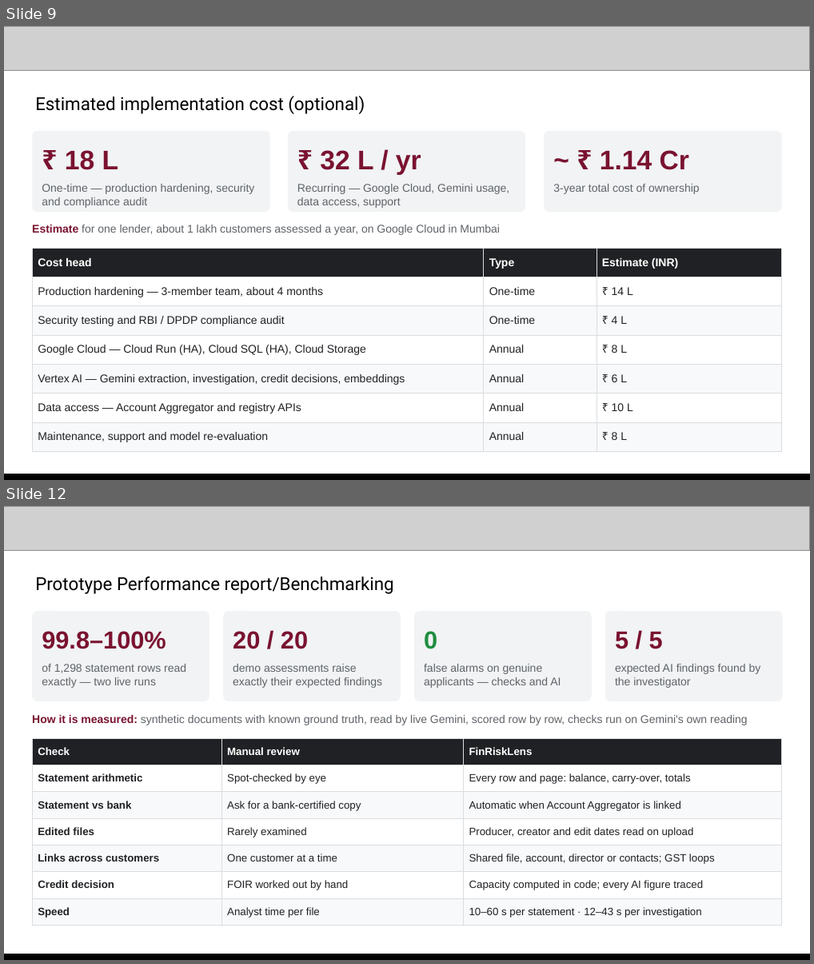
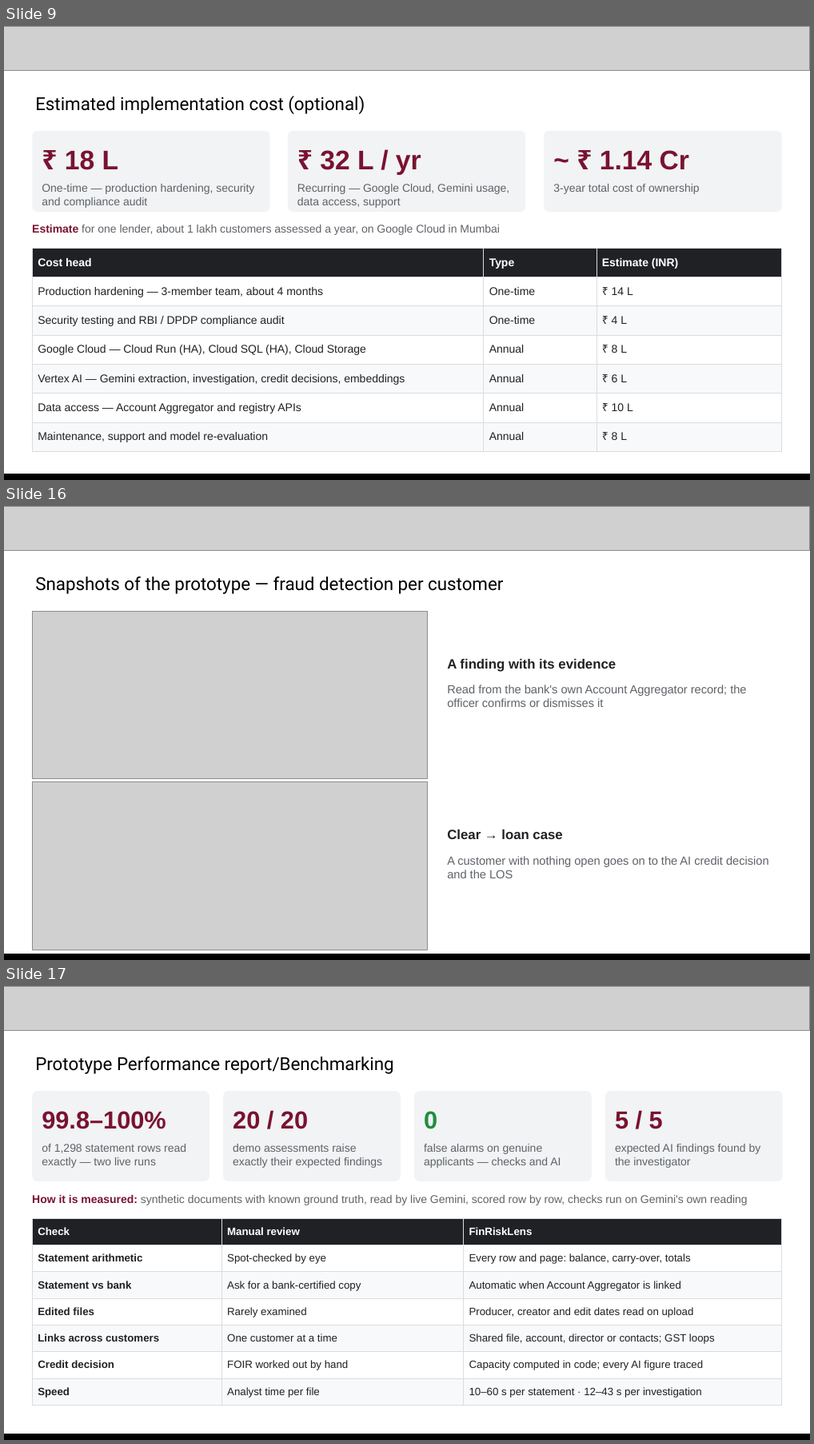
Before and after one commit to abhinavmukwane/FinRiskLensAI-RAG-V2, a slide deck: Doc/FinRiskLens_AI_Builder_Cup_2026.pptx. Shown one above the other, each under a label of ours: slides 9 and 12 before the commit, slides 9, 16 and 17 after it; the slides between them are not shown. The pictures are 814x964 and 814x1444 pixels, drawn with LibreOffice and Linux fonts; fonts in the diff are those of the drawing; grey boxes stand for pictures. Boxes give left, top, right and bottom in pixels: in the first picture for what was removed or moved away, otherwise in the second. Text is boxed around its words. In the diff, an @@ line names an element or a change of style, - is before the commit and + after.

```diff
--- a/Doc/FinRiskLens_AI_Builder_Cup_2026.pptx
+++ b/Doc/FinRiskLens_AI_Builder_Cup_2026.pptx
@@ slide 16 added at [4,506,810,960], background #FFFFFF @@
@@ picture added at [4,506,810,550] @@
@@ text added at [35,576,503,594], 16 pt, text #000000 @@
+Snapshots of the prototype — fraud detection per customer
@@ picture added at [32,611,427,779] @@
@@ text added at [447,659,616,672], 12 pt, text #202124, bold @@
+A finding with its evidence
@@ text added at [447,684,746,707], 10.5 pt, text #5F6368 @@
+Read from the bank's own Account Aggregator record; the officer confirms or dismisses it
@@ picture added at [32,782,427,949] @@
@@ text added at [447,829,562,839], 12 pt, text #202124, bold @@
+Clear → loan case
@@ text added at [447,856,770,878], 10.5 pt, text #5F6368 @@
+A customer with nothing open goes on to the AI credit decision and the LOS
@@ picture added at [4,955,810,960] @@
@@ rectangle added at [4,953,810,960], fill #000000 @@
@@ what was slide 12 is now slide 17 @@
```
Also in this commit, not shown: 8 slides changed, 4 other slides added, 2 other files.
